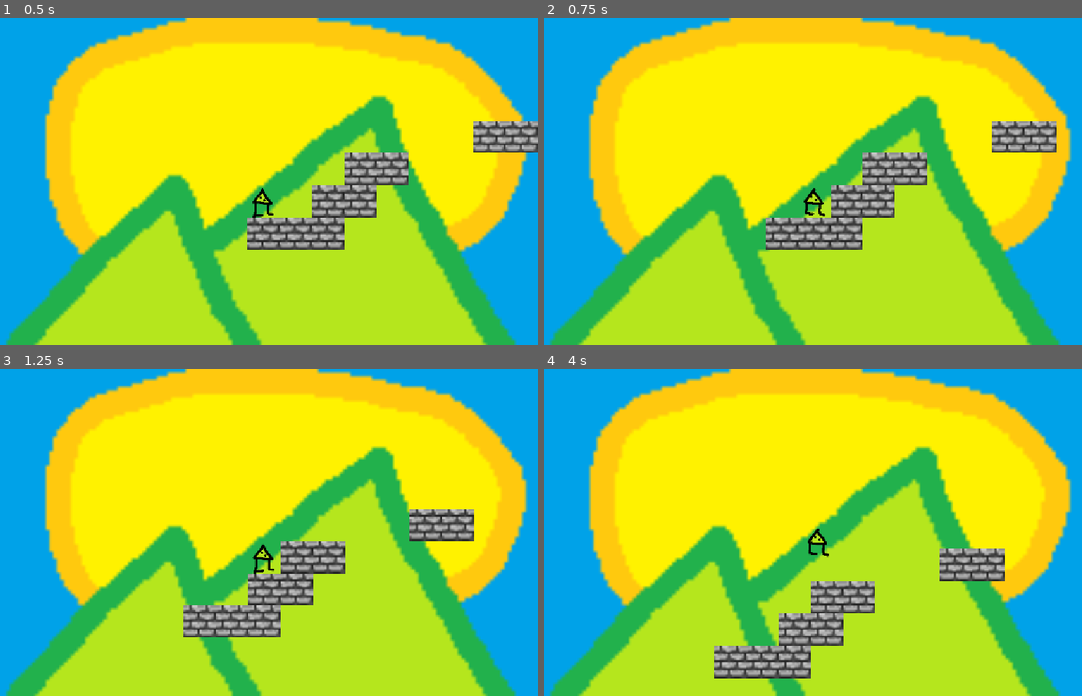
Above: before the commit, frames 1-4 (two rows, left to right).
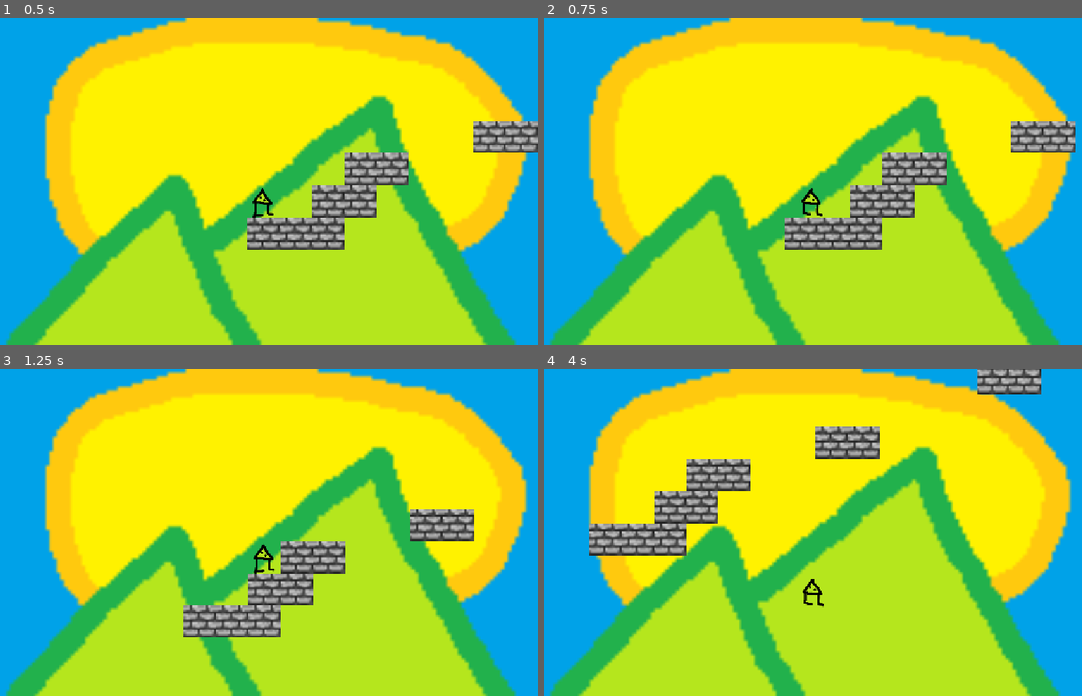
Above: after the commit, the same moments.

Repository: banana-piecake/gorbformer
Game: Godot game, scene res://node.tscn
The game is run twice, just before and just after one commit, with the same random seed, the same clock (stepped at 60 frames per second) and the same inputs.
Inputs:
- Up to frame 1 (0.5 s): no input
- Up to frame 2 (0.75 s): hold D (right) from 0.53 s (still down)
- Up to frame 3 (1.25 s): keep holding D (right); tap W (jump) at 0.77 s
- Up to frame 4 (4 s): tap W (jump) at 1.52, 3.02, 3.77 s; release D (right) at 2.03 s; hold A (left) 2.03-2.78 s; hold D (right) from 2.78 s (still down)

Frame 1 is identical in both runs. In frame 2, 4.5% of the frame differs, in the area x 41-99%, y 31-71%; in frame 3, less than 0.1%; in frame 4, 12%, in the area x 8-93%, y 0-95%.

Commit message:
gorb (player) gains infinite velocity over time + added music loop

Diff:
--- /dev/null
+++ b/gorbformer/default_bus_layout.tres
@@ -0,0 +1,12 @@
+[gd_resource type="AudioBusLayout" format=3 uid="uid://bcdt52o25bj4s"]
+
+[sub_resource type="AudioEffectReverb" id="AudioEffectReverb_j3pel"]
+resource_name = "Reverb"
+room_size = 0.54
+spread = 0.89
+dry = 0.21
+wet = 0.62
+
+[resource]
+bus/0/effect/0/effect = SubResource("AudioEffectReverb_j3pel")
+bus/0/effect/0/enabled = true
--- a/gorbformer/node.tscn
+++ b/gorbformer/node.tscn
@@ -2,6 +2,7 @@
 
 [ext_resource type="Script" uid="uid://1cnlseptqqg4" path="res://player.gd" id="1_112p8"]
 [ext_resource type="Texture2D" uid="uid://bjsvbwwxv4vd6" path="res://bricks.png" id="2_j2q8x"]
+[ext_resource type="AudioStream" uid="uid://bt0oy7f7quubi" path="res://gorbland.mp3" id="2_qn3nj"]
 [ext_resource type="Texture2D" uid="uid://b7p5jrad3e7cf" path="res://gorb_1.png" id="2_tda05"]
 [ext_resource type="Texture2D" uid="uid://c32j6sn0twhsp" path="res://background.png" id="3_e2u21"]
 [ext_resource type="Texture2D" uid="uid://dl4cct4gib5ud" path="res://gorb_2.png" id="3_qn3nj"]
@@ -45,6 +46,11 @@
 position = Vector2(16, 622)
 script = ExtResource("1_112p8")
 
+[node name="AudioStreamPlayer2D" type="AudioStreamPlayer2D" parent="Player" unique_id=2034363801]
+stream = ExtResource("2_qn3nj")
+volume_db = -0.09
+autoplay = true
+
 [node name="AnimatedSprite2D" type="AnimatedSprite2D" parent="Player" unique_id=312811240]
 position = Vector2(7.999999, 10.000009)
 scale = Vector2(0.22222221, 0.22222227)
--- a/gorbformer/player.gd
+++ b/gorbformer/player.gd
@@ -1,7 +1,7 @@
 extends CharacterBody2D
 
 
-const SPEED = 100.0
+const SPEED = 4.0
 const JUMP_VELOCITY = -200.0
 const AIR_FLOAT_VELOCITY = -10.0
 
@@ -23,8 +23,8 @@
 	# As good practice, you should replace UI actions with custom gameplay actions.
 	var direction := Input.get_axis("left", "right")
 	if direction:
-		velocity.x = direction * SPEED
+		velocity.x = velocity.x + direction * SPEED
 	else:
-		velocity.x = move_toward(velocity.x, 0, SPEED)
+		velocity.x = move_toward(velocity.x * 0.5, 0, SPEED)
 
 	move_and_slide()
Not shown, added: gorbformer/gorbland.mp3.import
Not shown, added: gorbformer/gorbland.mp3
